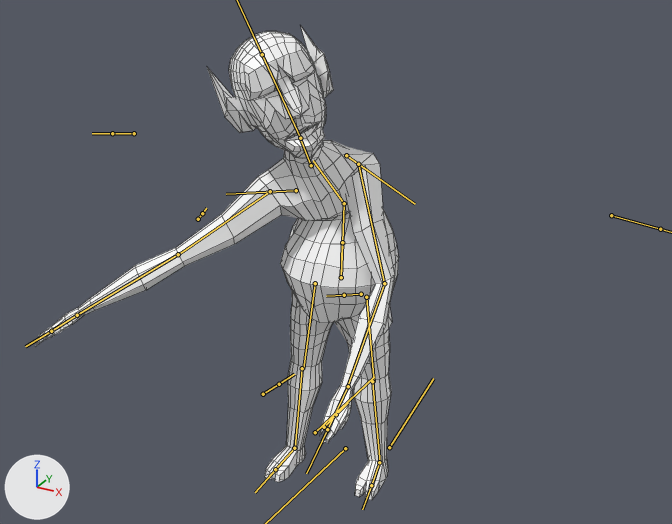
A saved change to the FBX model Assets/Animations/Puka/Puka_ataque.fbx.
Both versions are drawn from a 50 mm camera at (12.42, -22.96, 10.3) aimed at (0.91, -2.04, -0.16). Lighting does not change. The marker at lower left points along +X, +Y and +Z. Both versions are drawn at frame 7 of the action 'Take 001'; the numbers are the values there. The bones that bend it are drawn over the model as lines. Mesh edges are drawn as thin lines.

The first picture shows 'Puka__1_:Duende'.
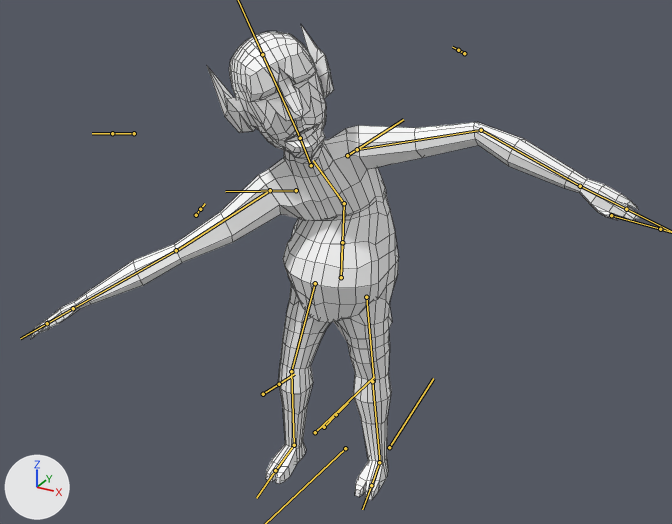
The edits, one by one:
Bone 'Puka__1_:ShoulderR' (bone_puka__1__shoulderr) moves from (-0.02, -0.02, 0.02) to (0.0, 0.0, 0.0).
Bone 'Puka__1_:ShoulderR' (bone_puka__1__shoulderr) turns from (17, -116, -93) to (0, 0, 0) degrees about its own x, y and z.
Bone 'Puka__1_:UpperARmR' (bone_puka__1__upperarmr) turns from (0, 0, 0) to (1, 21, -13) degrees about its own x, y and z.
Bone 'Puka__1_:LowerArmR' (bone_puka__1__lowerarmr) turns from (-31, -3, 31) to (-17, 10, -36) degrees about its own x, y and z.
Bone 'Puka__1_:Head' (bone_puka__1__head) moves from (0.0, 0.0, 0.0) to (0.0, 0.0, 0.01).
Bone 'Puka__1_:Head' (bone_puka__1__head) turns from (0, 0, 0) to (-1, 0, -2) degrees about its own x, y and z.
Bone 'Puka__1_:Elbow.L' (bone_puka__1__elbow_l) turns from (12, 28, 16) to (11, 29, 14) degrees about its own x, y and z.
Bone 'Puka__1_:UpperLeg.L' (bone_puka__1__upperleg_l) turns from (2, -8, -7) to (2, -6, -18) degrees about its own x, y and z.
Bone 'Puka__1_:LowerLeg.L' (bone_puka__1__lowerleg_l) moves from (0.0, 0.0, 0.0) to (-0.05, 0.0, -0.02).
Bone 'Puka__1_:LowerLeg.L' (bone_puka__1__lowerleg_l) turns from (0, 0, 0) to (-20, -3, 0) degrees about its own x, y and z.

Where the change shows, as pixel boxes (x1, y1, x2, y2) in the pictures (672 x 524 px):
'Puka__1_:Duende', posed (67% wider)
    before: (35, 27, 399, 500)
    after: (31, 25, 641, 500)
bone 'Puka__1_:ShoulderR', root to tip
    before: (346, 155) to (415, 204)
    after: (347, 155) to (403, 119)
bone 'Puka__1_:UpperARmR', root to tip
    before: (358, 164) to (384, 284)
    after: (357, 149) to (481, 130)
bone 'Puka__1_:LowerArmR', root to tip
    before: (384, 283) to (347, 386)
    after: (481, 130) to (580, 186)
bone 'Puka__1_:Elbow.L', root to tip
    before: (296, 190) to (226, 194)
    after: (296, 190) to (225, 191)
bone 'Puka__1_:UpperLeg.L', root to tip
    before: (315, 283) to (303, 369)
    after: (315, 283) to (291, 371)
bone 'Puka__1_:LowerLeg.L', root to tip
    before: (302, 368) to (295, 448)
    after: (291, 371) to (294, 445)
